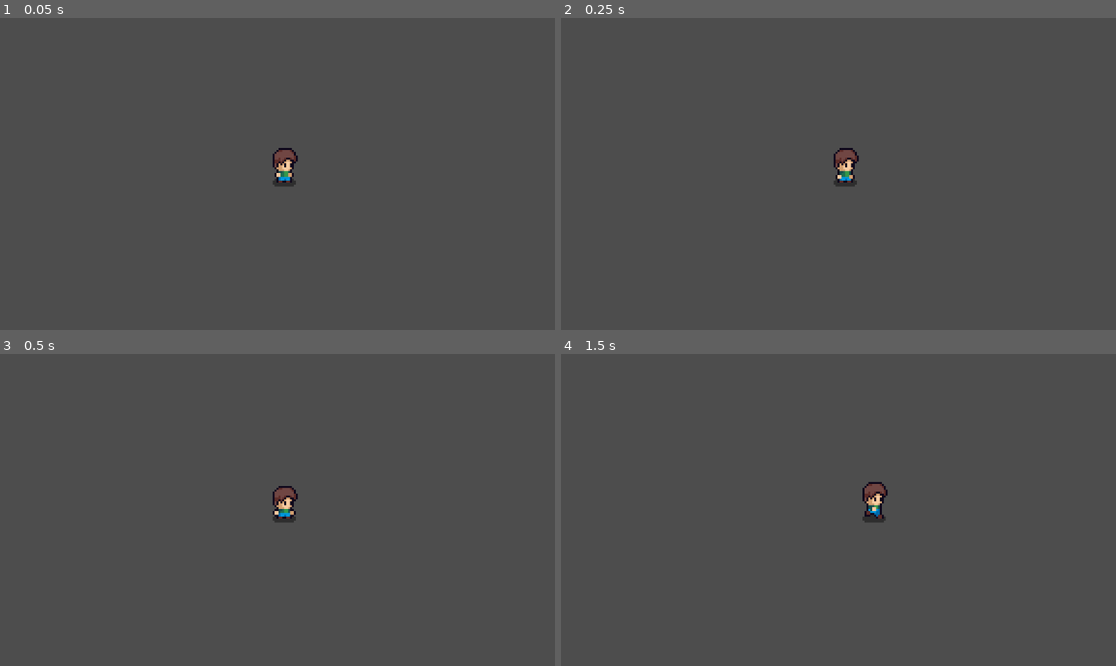
Above: before the commit, frames 1-4 (two rows, left to right).
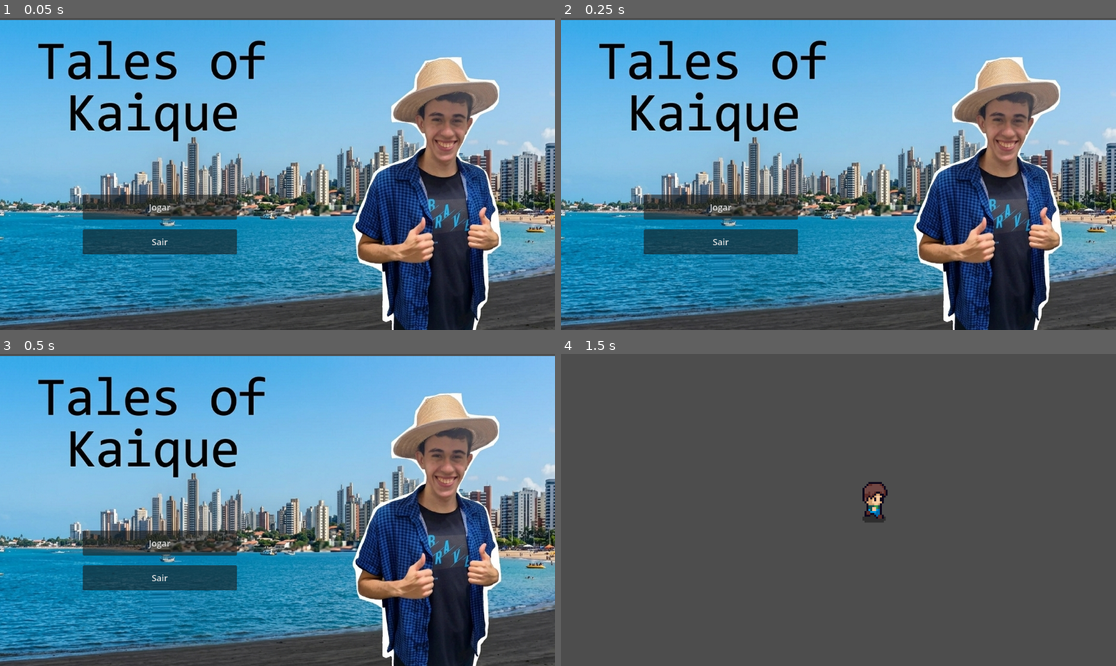
Above: after the commit, the same moments.

Repository: ygorgabrielbml/tales-of-kaique
Game: Godot game, scene res://scenes/main_menu.tscn
Two runs of this game, one before a commit and one after it. Both use one fixed random seed, a clock stepped at 60 frames per second and the inputs below. Before the commit the project starts from res://scenes/main.tscn.
Inputs (mouse positions are in pixels of both pictures, inside the frame that each line leads up to):
- Up to frame 1 (0.05 s): no input
- Up to frame 2 (0.25 s): no input
- Up to frame 3 (0.5 s): no input
- Up to frame 4 (1.5 s): click (721, 544) at 0.5 s, where only the run after the commit has a clickable "Jogar"; tap Enter at 1.25 s; hold Right (right) from 1.28 s (still down)

The runs differ from the first frame. In frame 1, 90% of the frame differs, in the area x 0-100%, y 0-100%; in frame 2, 90%; in frame 3, 90%; in frame 4, nothing differs.

Commit message:
feat: home page do jogo

Diff:
--- a/project.godot
+++ b/project.godot
@@ -11,7 +11,7 @@
 [application]
 
 config/name="tales-of-kaique"
-run/main_scene="uid://cdrllj5d0ei64"
+run/main_scene="res://scenes/main_menu.tscn"
 config/features=PackedStringArray("4.6", "Forward Plus")
 config/icon="res://icon.svg"
 
--- /dev/null
+++ b/scenes/main_menu.tscn
@@ -0,0 +1,61 @@
+[gd_scene format=3 uid="uid://bblu53c53awm5"]
+
+[ext_resource type="Script" uid="uid://dfqkr3dutima6" path="res://scripts/main_menu.gd" id="1_mainmenu"]
+[ext_resource type="Texture2D" uid="uid://d2yxwnfoi8ke5" path="res://assets/Gemini_Generated_Image_70tux070tux070tu.png" id="2_ekxnf"]
+
+[node name="MainMenu" type="Control" unique_id=711265262]
+layout_mode = 3
+anchors_preset = 15
+anchor_right = 1.0
+anchor_bottom = 1.0
+grow_horizontal = 2
+grow_vertical = 2
+script = ExtResource("1_mainmenu")
+
+[node name="Background" type="TextureRect" parent="." unique_id=963408534]
+layout_mode = 1
+anchors_preset = 15
+anchor_right = 1.0
+anchor_bottom = 1.0
+offset_left = -107.0
+offset_top = 4.0
+offset_right = 117.0
+offset_bottom = 124.0
+grow_horizontal = 2
+grow_vertical = 2
+texture = ExtResource("2_ekxnf")
+metadata/menubackground = false
+
+[node name="Center" type="CenterContainer" parent="." unique_id=739350484]
+layout_mode = 1
+anchors_preset = 15
+anchor_right = 1.0
+anchor_bottom = 1.0
+offset_top = 4.0
+offset_bottom = 4.0
+grow_horizontal = 2
+grow_vertical = 2
+
+[node name="VBoxContainer" type="VBoxContainer" parent="." unique_id=1581414081]
+custom_minimum_size = Vector2(320, 0)
+layout_mode = 0
+offset_left = 172.0
+offset_top = 367.0
+offset_right = 492.0
+offset_bottom = 491.0
+theme_override_constants/separation = 20
+
+[node name="PlayButton" type="Button" parent="VBoxContainer" unique_id=567091286]
+custom_minimum_size = Vector2(0, 52)
+layout_mode = 2
+theme_override_font_sizes/font_size = 18
+text = "Jogar"
+
+[node name="QuitButton" type="Button" parent="VBoxContainer" unique_id=447219844]
+custom_minimum_size = Vector2(0, 52)
+layout_mode = 2
+theme_override_font_sizes/font_size = 18
+text = "Sair"
+
+[connection signal="pressed" from="VBoxContainer/PlayButton" to="." method="_on_play_button_pressed"]
+[connection signal="pressed" from="VBoxContainer/QuitButton" to="." method="_on_quit_button_pressed"]
--- /dev/null
+++ b/scripts/main_menu.gd
@@ -0,0 +1,9 @@
+extends Control
+
+
+func _on_play_button_pressed() -> void:
+	get_tree().change_scene_to_file("res://scenes/main.tscn")
+
+
+func _on_quit_button_pressed() -> void:
+	get_tree().quit()
Binary file added: assets/Gemini_Generated_Image_70tux070tux070tu.png
Not shown, added: assets/Gemini_Generated_Image_70tux070tux070tu.png.import
Binary file added: assets/WhatsApp Image 2026-03-02 at 23.49.09.jpeg
Not shown, added: assets/WhatsApp Image 2026-03-02 at 23.49.09.jpeg.import
Not shown, added: scripts/main_menu.gd.uid
Not shown, added: scenes/WhatsApp Image 2026-03-02 at 23.49.09.xcf
